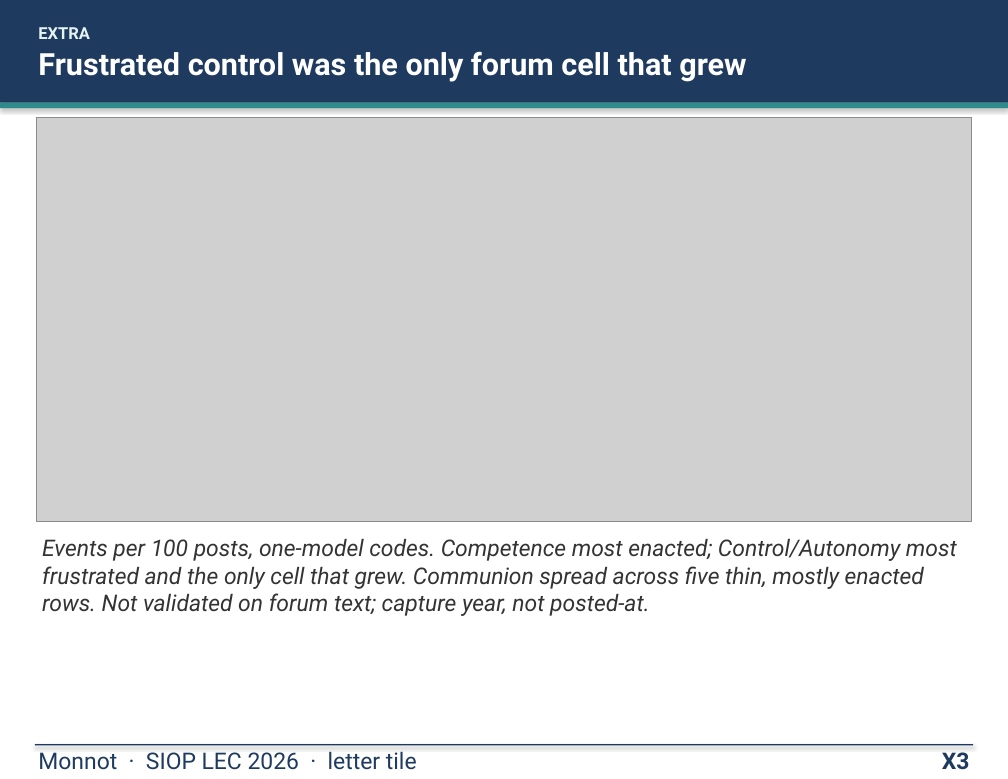
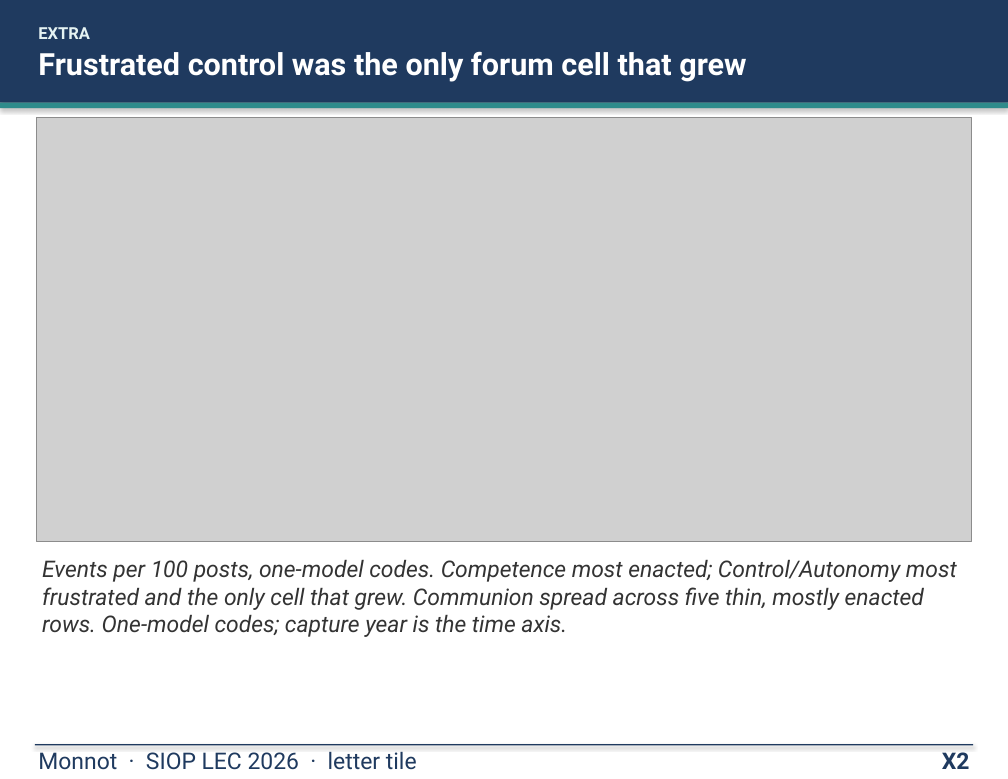
Before and after one commit to mjmonnot/mjmonnot.github.io, a slide deck: slide 18 of lec-2026/assets/Monnot_Poster_v5.pptx (slide 19 before the commit). Drawn at 1008x779 pixels with LibreOffice and Linux fonts; fonts in the diff are those of the drawing; grey boxes stand for pictures. Boxes give left, top, right and bottom in pixels: in the first picture for what was removed or moved away, otherwise in the second. Text is boxed around its words. In the diff, an @@ line names an element or a change of style, - is before the commit and + after.

Commit message:
lec-2026: deck v5 leads with findings (F2 protocol, F3 competence); Finding 4/5 tiles use poster-mode renders; 18 slides

```diff
--- a/lec-2026/assets/Monnot_Poster_v5.pptx
+++ b/lec-2026/assets/Monnot_Poster_v5.pptx
@@ picture resized from (x1=37, y1=117, x2=971, y2=521) to (x1=37, y1=117, x2=971, y2=542) @@
@@ text at (x1=42, y1=560, x2=957, y2=637): text changed @@
-Events per 100 posts, one-model codes. Competence most enacted; Control/Autonomy most frustrated and the only cell that grew. Communion spread across five thin, mostly enacted rows. Not validated on forum text; capture year, not posted-at.
+Events per 100 posts, one-model codes. Competence most enacted; Control/Autonomy most frustrated and the only cell that grew. Communion spread across five thin, mostly enacted rows. One-model codes; capture year is the time axis.
@@ text at (x1=942, y1=752, x2=970, y2=769): text changed @@
-X3
+X2
```
Also in this commit, not shown: 6 other slides changed, 1 slide removed, 3 other files.
